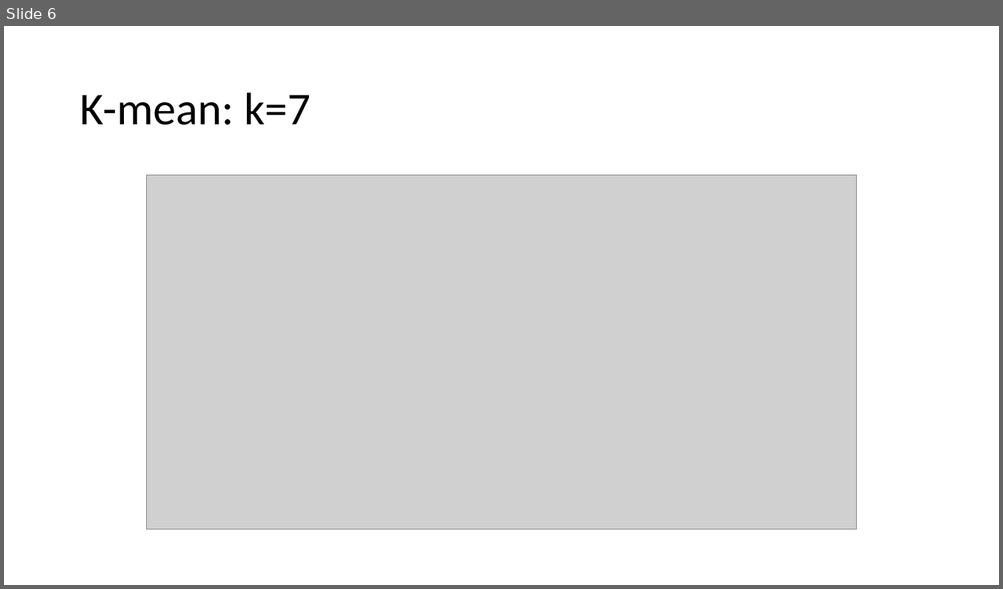
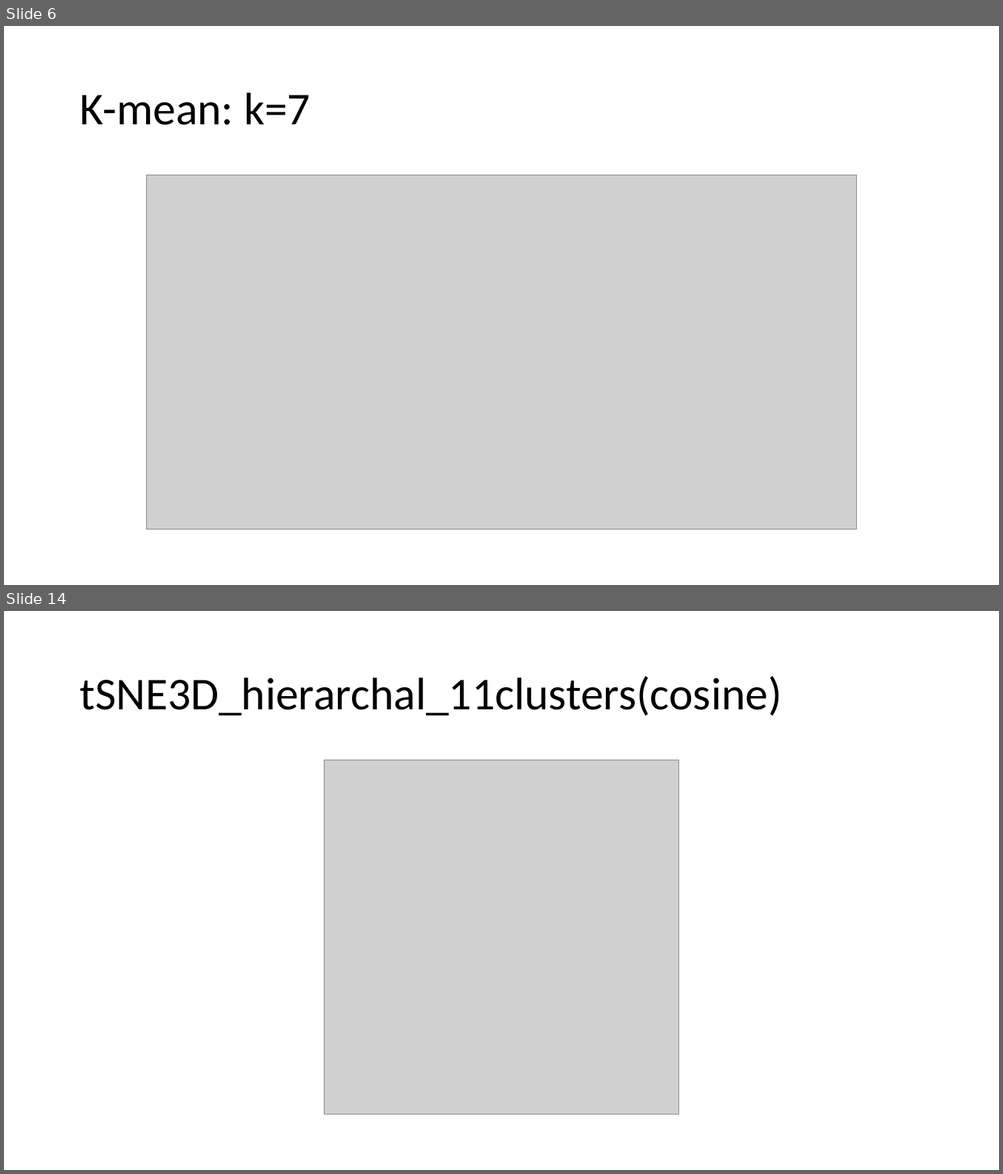
Before and after one commit to clintko/DukeDataPlus2018_DLSC, a slide deck: process_images/meeting618.pptx. Shown one above the other, each under a label of ours: slide 6 before the commit, slides 6 and 14 after it; the slides between them are not shown. The pictures are 1003x589 and 1003x1174 pixels, drawn with LibreOffice and Linux fonts; fonts in the diff are those of the drawing; grey boxes stand for pictures. Boxes give left, top, right and bottom in pixels: in the first picture for what was removed or moved away, otherwise in the second. Text is boxed around its words. In the diff, an @@ line names an element or a change of style, - is before the commit and + after.

```diff
--- a/process_images/meeting618.pptx
+++ b/process_images/meeting618.pptx
@@ slide 14 added at bbox=[4, 611, 999, 1170], background #FFFFFF @@
@@ title added at bbox=[79, 676, 781, 716], 44 pt, text #000000 @@
+tSNE3D_hierarchal_11clusters(cosine)
@@ picture added at bbox=[324, 760, 679, 1116] @@
```
Also in this commit, not shown: 7 other slides added, 1 slide removed, 8 other files.
